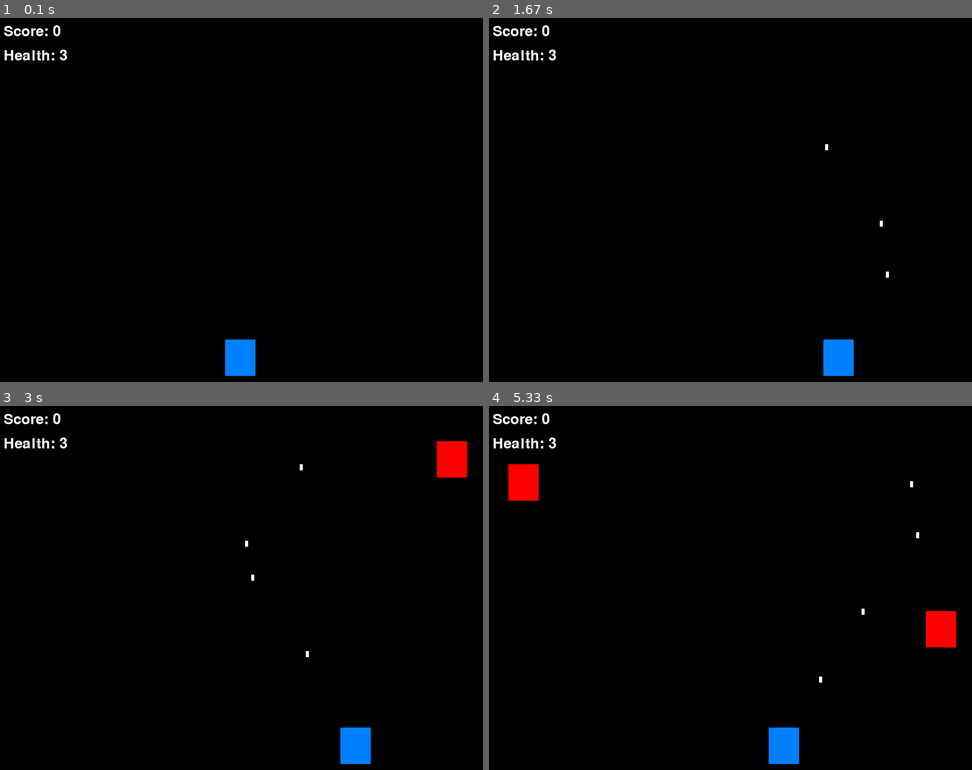
Above: before the commit, frames 1-4 (two rows, left to right).
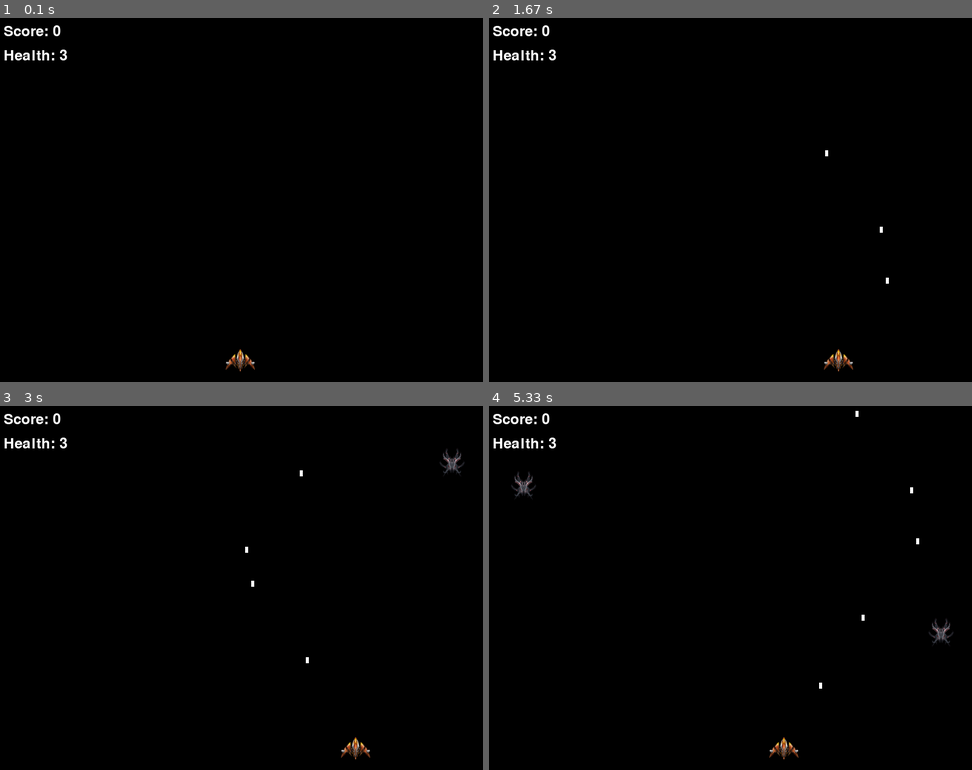
Above: after the commit, the same moments.

Repository: Sajal-techie/Exploring-pygame
Game: pygame game, started from shooter.py
Two runs of this game, one before a commit and one after it. Both use one fixed random seed, a clock stepped at 60 frames per second and the inputs below.
Inputs:
- Up to frame 1 (0.1 s): no input
- Up to frame 2 (1.67 s): hold Right 0.33-0.8 s; hold Right 0.83-1.3 s; tap Space at 0.9, 1.2, 1.4 s; hold Left from 1.33 s (still down)
- Up to frame 3 (3 s): tap Space at 1.7, 1.97, 2.27, 2.4, 2.7 s; release Left at 1.87 s; hold Left 1.9-2.3 s; hold Right 2.33-2.97 s
- Up to frame 4 (5.33 s): hold Left 3-3.47 s; tap Space at 3.07, 3.37, 3.57, 3.87, 4.07, 4.37, 4.57, 4.87, 5.13 s; hold Right 3.5-3.97 s; hold Right 4-4.47 s; hold Left 4.5-5.03 s; hold Left from 5.07 s (still down)

The runs differ from the first frame. In frame 1, 0.6% of the frame differs, in the area x 46-53%, y 88-99%; in frame 2, 0.7%; in frame 3, 1.3%; in frame 4, 2.0%, in the area x 4-97%, y 1-99%.

Commit message:
Add image for player and enemy

Diff:
--- a/shooter.py
+++ b/shooter.py
@@ -17,8 +17,13 @@
 game_over_sound = pygame.mixer.Sound("sounds/game_over.wav")
 lose_point_sound = pygame.mixer.Sound("sounds/lose_point.wav")
 
+#images
+player_img = pygame.image.load("images/player.png").convert_alpha()
+enemy_img = pygame.image.load("images/enemy.png").convert_alpha()
+
 # Set the frame rate
 clock = pygame.time.Clock()
+clock_value = 60
 
 # Fonts
 font = pygame.font.SysFont(None, 36)
@@ -26,7 +31,7 @@
 
 # Player settings
 player_width = 50
-player_height = 60
+player_height = 50
 player_x = screen_width // 2 - player_width // 2
 player_y = screen_height - player_height - 10
 player_speed = 5
@@ -40,7 +45,7 @@
 
 # Enemy settings
 enemy_width = 50
-enemy_height = 60
+enemy_height = 50
 enemy_speed = 2
 enemies = []
 enemy_timer = 0
@@ -100,6 +105,9 @@
                     bullets.remove(bullet)
                     enemies.remove(enemy)
                     score += 1
+                    if score % 5 == 0:
+                        enemy_speed += 1
+                        player_speed += 1
                     explosion_sound.play()
 
                     break
@@ -122,13 +130,18 @@
         screen.blit(game_over_text, (screen_width // 2 - game_over_text.get_width() // 2,
                                      screen_height // 2 - game_over_text.get_height() // 2))
     else:
-        pygame.draw.rect(screen, (0, 128, 255), (player_x, player_y, player_width, player_height))
+        # pygame.draw.rect(screen, (0, 128, 255), (player_x, player_y, player_width, player_height))
+
+        # Draw player
+        screen.blit(player_img, (player_x, player_y))
 
         for bullet in bullets:
             pygame.draw.rect(screen, (255, 255, 255), (bullet[0], bullet[1], bullet_width, bullet_height))
 
         for enemy in enemies:
-            pygame.draw.rect(screen, (255, 0, 0), (enemy[0], enemy[1], enemy_width, enemy_height))
+            screen.blit(enemy_img, (enemy[0], enemy[1]))
+
+            # pygame.draw.rect(screen, (255, 0, 0), (enemy[0], enemy[1], enemy_width, enemy_height))
 
         # Draw score and health
         score_text = font.render(f"Score: {score}", True, (255, 255, 255))
@@ -137,4 +150,4 @@
         screen.blit(health_text, (10, 50))
 
     pygame.display.flip()
-    clock.tick(60)
+    clock.tick(clock_value)
Binary file added: images/enemy.png
Binary file added: images/player.png
